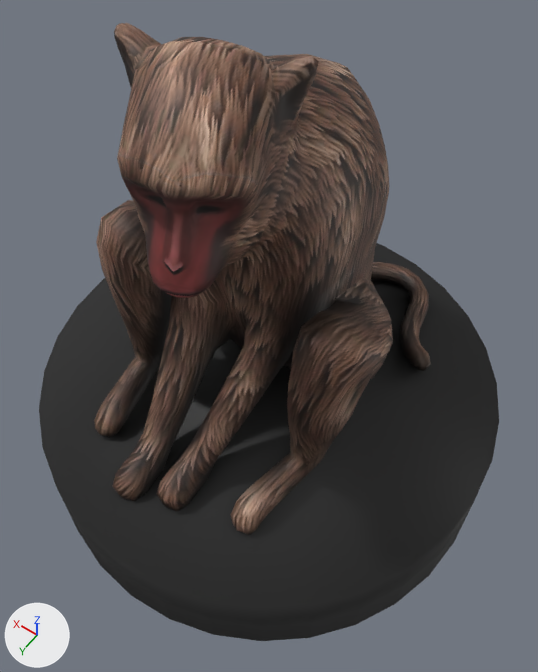
One commit to the glTF model public/assets/jungle/monkey/scene.gltf: the scene before it, then after it.
Camera for both pictures: a camera (50 mm lens) standing at (-1.14, 1.94, 2.71) and looking at (-0.14, 0.53, 0.5). Lighting does not change. The marker at lower left points along +X, +Y and +Z. Where no turn or scale is listed for an object, it has been applied to the vertices.

Before the edit, the objects in view are built like this:
```python
me_cylinder_0 = bpy.data.meshes.new('Cylinder_0')
me_cylinder_0.from_pydata(...)  # a 32-sided cylinder along z spanning x -1.0..1.0, y -1.0..1.0, z -0.44..0.0
me_cylinder_0.materials.append(mat_stand)  # picture img_stand_basecolor_png
me_monkey2_0 = bpy.data.meshes.new('monkey2_0')
me_monkey2_0.from_pydata(...)  # 1187 vertices, 2370 faces; spans x -0.6..0.53, y -0.48..1.21, z -0.03..1.7
me_monkey2_0.materials.append(mat_fur_3_001)  # picture img_fur_3_001_basecolor_jpeg
ob_cylinder_0 = bpy.data.objects.new('Cylinder_0', me_cylinder_0)
ob_cylinder_0.location = (-0.044, 0.396, 0.0)
ob_monkey2_0 = bpy.data.objects.new('monkey2_0', me_monkey2_0)
ob_monkey2_0.location = (0.0, 0.0, 0.0)
```
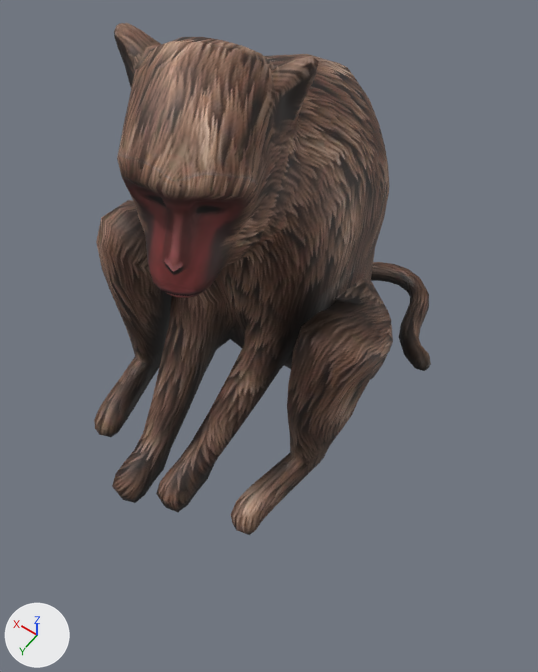
What the commit changed:
Object 'Cylinder_0' (ob_cylinder_0) is deleted.

Location of each change, [x1, y1, x2, y2] in pixels of the pictures (538 x 672 px):
'Cylinder_0', deleted (black)
    before: [39, 243, 499, 641]
